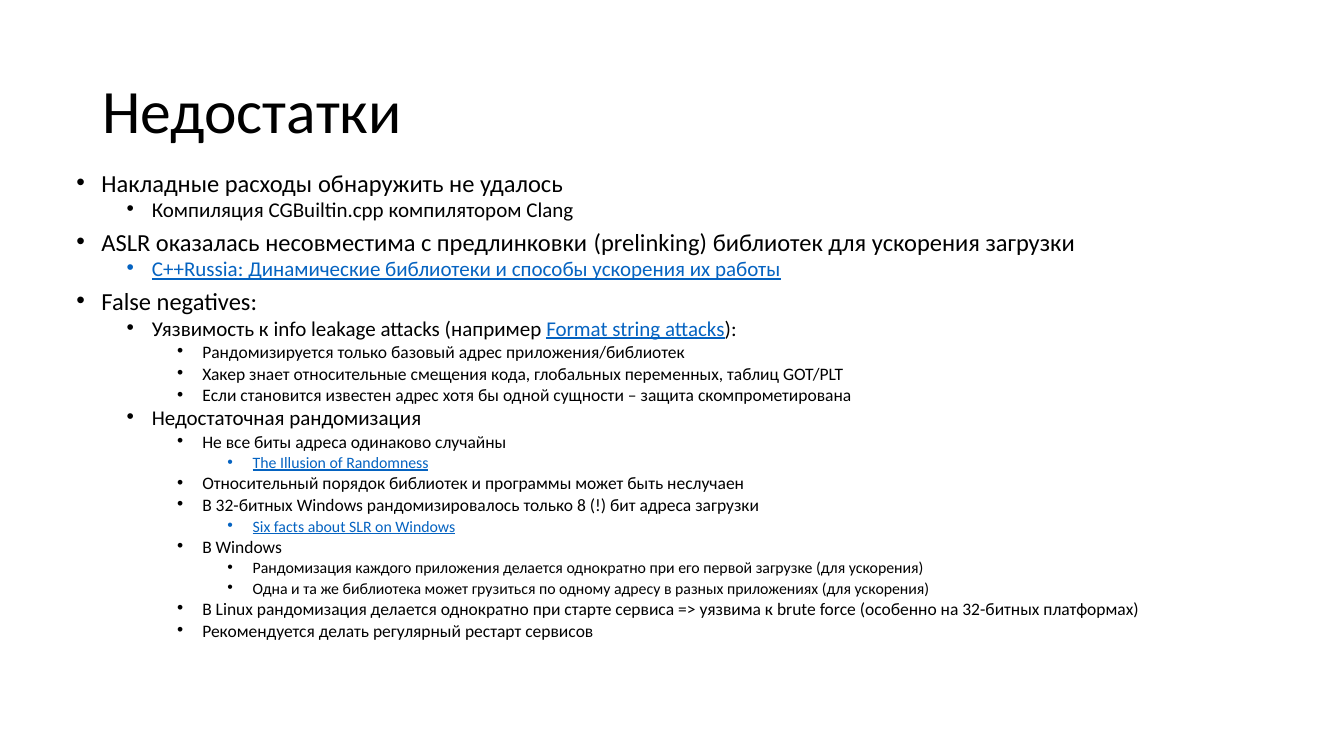
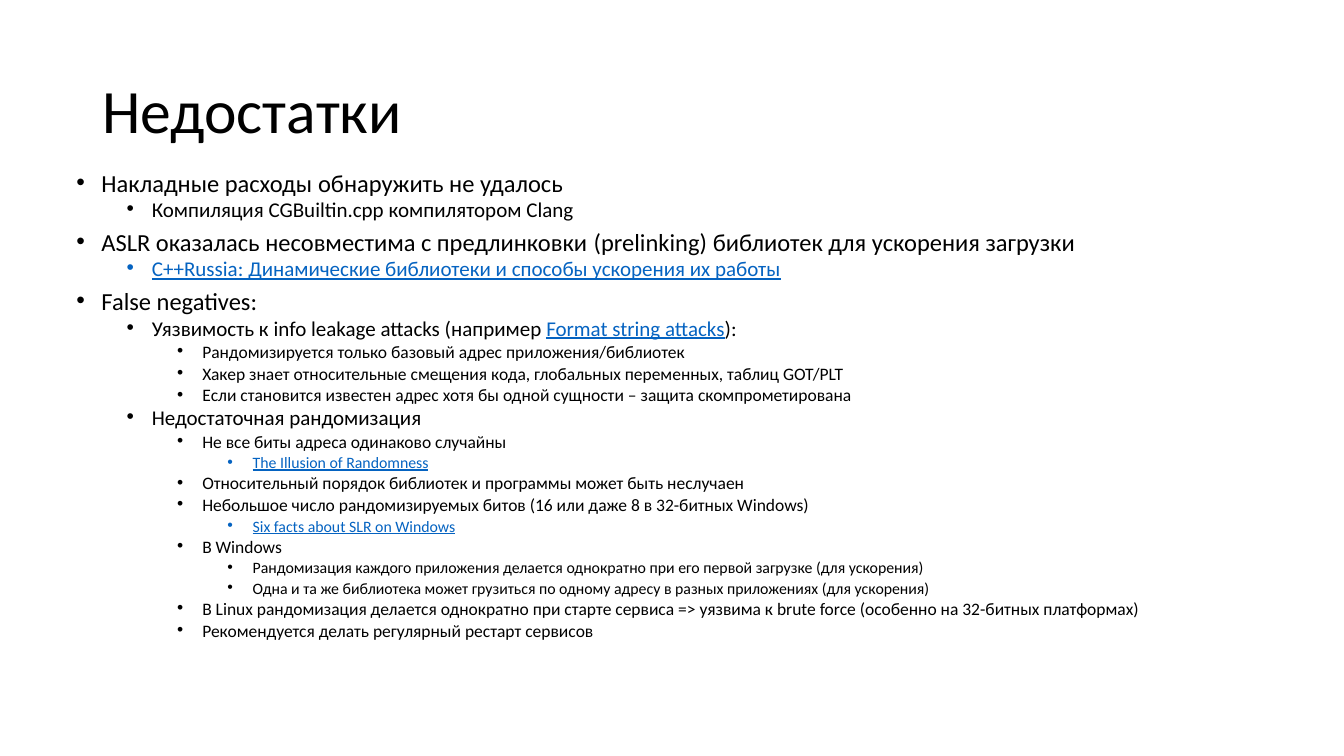
Before and after one commit to yugr/slides, a slide deck: slide 13 of CppZeroCost/2025/RU.pptx. Drawn at 1344x756 pixels with LibreOffice and Linux fonts; fonts in the diff are those of the drawing. Boxes give left, top, right and bottom in pixels: in the first picture for what was removed or moved away, otherwise in the second. Text is boxed around its words. In the diff, an @@ line names an element or a change of style, - is before the commit and + after.

```diff
--- a/CppZeroCost/2025/RU.pptx
+++ b/CppZeroCost/2025/RU.pptx
@@ text at [202,498,809,514]: text changed @@
-    • В 32-битных Windows рандомизировалось только 8 (!) бит адреса загрузки
+    • Небольшое число рандомизируемых битов (16 или даже 8 в 32-битных Windows)
```
Also in this commit, not shown: 2 other slides changed, 2 other files.
